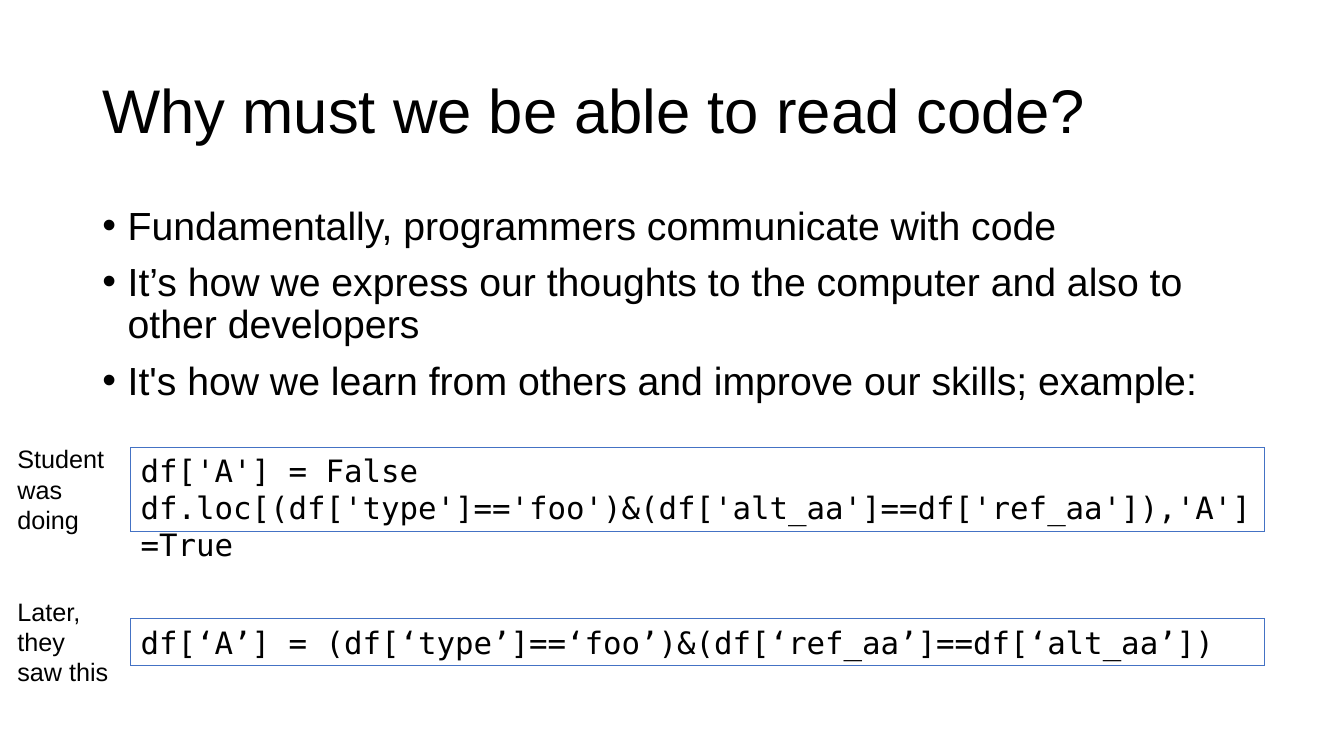
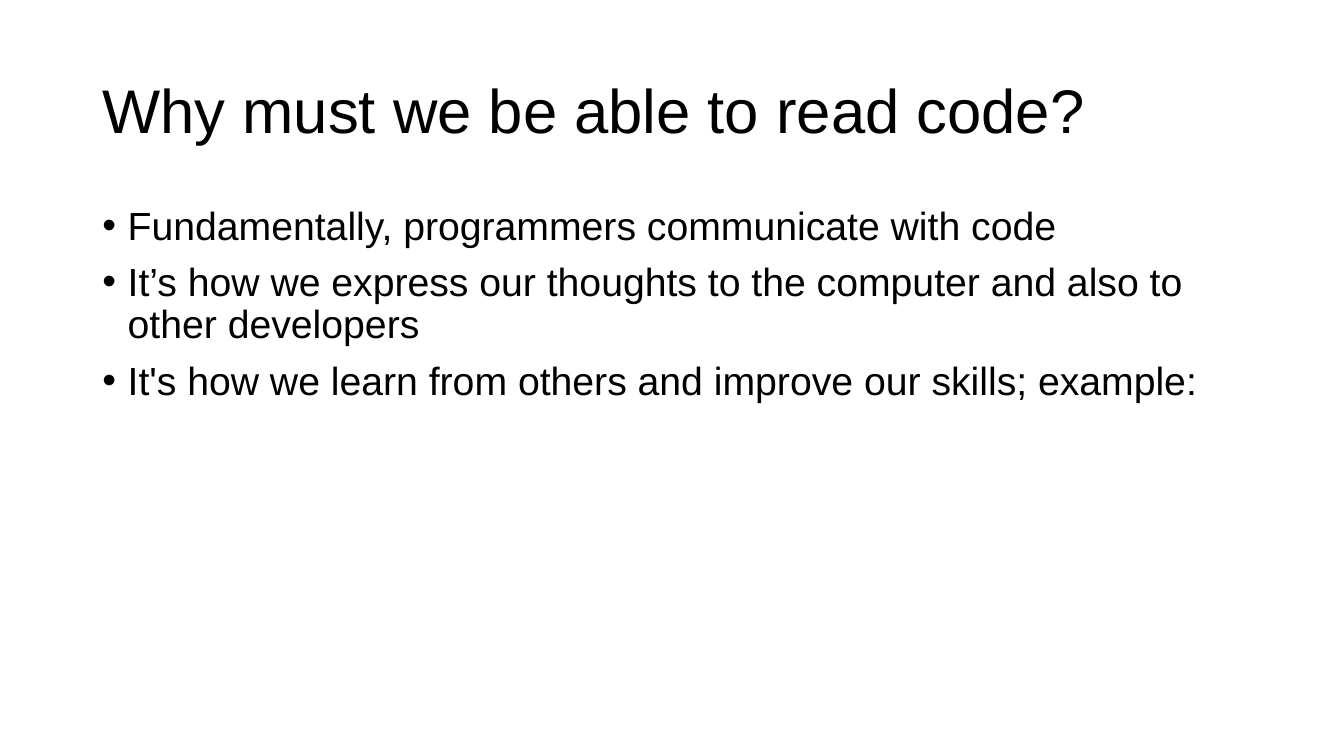
Before and after one commit to USFCA-MSDS/msds689, a slide deck: slide 2 of notes/reading-code.pptx. Drawn at 1344x756 pixels with LibreOffice and Linux fonts; fonts in the diff are those of the drawing; background and template pictures are left out. Boxes give left, top, right and bottom in pixels: in the first picture for what was removed or moved away, otherwise in the second. Text is boxed around its words. In the diff, an @@ line names an element or a change of style, - is before the commit and + after.

```diff
--- a/notes/reading-code.pptx
+++ b/notes/reading-code.pptx
@@ text removed at box(17, 449, 104, 534) @@
-Student was doing
@@ rectangle removed at box(131, 448, 1265, 532) @@
-df['A'] = False
-df.loc[(df['type']=='foo')&(df['alt_aa']==df['ref_aa']),'A']=True
@@ text removed at box(17, 603, 108, 682) @@
-Later, they saw this
@@ rectangle removed at box(131, 619, 1265, 666) @@
-df[‘A’] = (df[‘type’]==‘foo’)&(df[‘ref_aa’]==df[‘alt_aa’])
```
Also in this commit, not shown: 2 other files.
